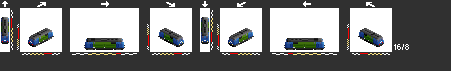
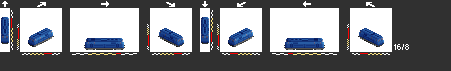
Layered file, before and after one edit (451px x 71px). Changes by layer:
renamed "Layer 1" to "light", hid it over <box>2,41,383,45</box>
removed layer "dark roof" over <box>2,17,383,42</box>
removed layer "logo" over <box>4,38,382,48</box>
renamed "dsb 72/86" to "dsb1", hid it, painted on it over <box>1,17,383,48</box>
renamed "Layer 4" to "mz2", painted on it over <box>1,17,383,50</box>
